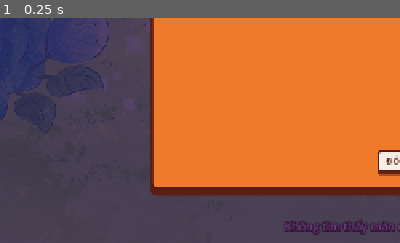
Above: before the commit, frame 1.
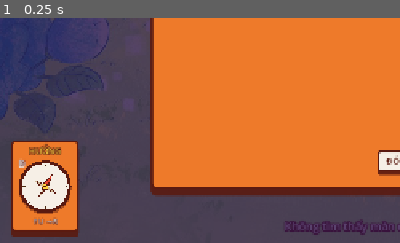
Above: after the commit, the same moment.

Repository: WuangWuang3906/Project1-Bloxorz-Solvers
Game: Godot game, scene res://main.tscn
Two runs of this game, one before a commit and one after it. Both use one fixed random seed, a clock stepped at 60 frames per second and the inputs below.
Inputs:
- Up to frame 1 (0.25 s): no input
The pictures show only the part of the screen within x 0-50%, y 50-100%; the shares and areas given below are measured in that part.

The runs differ from the first frame. In frame 1, 7.1% of the frame differs, in the area x 2-20%, y 54-98%.

Commit message:
[UPDATE] Cap nhat direction

Diff:
--- a/gui/scripts/game_ui.gd
+++ b/gui/scripts/game_ui.gd
@@ -8,6 +8,8 @@
 signal level_selected(index: int)
 signal solve_pressed(algo: String)
 signal marker_style_changed(style: String)
+signal compass_clicked
+signal compass_visibility_changed(show: bool)
 
 const ALGOS := [["BFS", "bfs"], ["DFS", "dfs"], ["UCS", "ucs"], ["A*", "astar"]]
 const GROUP_COLORS := {
@@ -25,6 +27,9 @@
 var _help: Control
 var _settings: Control
 var _style_buttons: Dictionary = {}   # "dam"/"nhat" -> Button
+var _compass_buttons: Dictionary = {} # "hien"/"an" -> Button
+var _compass_panel: PanelContainer
+var _compass_dial: CompassDial
 var _loading: Control
 var _loading_title: Label
 var _loading_detail: Label
@@ -99,6 +104,7 @@
 	_build_help()
 	_build_settings()
 	_build_loading()
+	_build_compass()
 
 
 func _process(delta: float) -> void:
@@ -177,6 +183,21 @@
 		var b: Button = _style_buttons[key]
 		b.add_theme_stylebox_override("normal", _style(RED if key == style else CREAM, 4, true, 5))
 		b.add_theme_color_override("font_color", Color.WHITE if key == style else INK)
+
+
+func set_compass_visible(show: bool) -> void:
+	if _compass_panel:
+		_compass_panel.visible = show
+	for key in _compass_buttons:
+		var b: Button = _compass_buttons[key]
+		var active: bool = (str(key) == "hien" and show) or (str(key) == "an" and not show)
+		b.add_theme_stylebox_override("normal", _style(RED if active else CREAM, 4, true, 5))
+		b.add_theme_color_override("font_color", Color.WHITE if active else INK)
+
+
+func set_compass_directions(u: Vector2, r: Vector2, d: Vector2, l: Vector2) -> void:
+	if _compass_dial:
+		_compass_dial.set_directions(u, r, d, l)
 
 
 ## Waiting board while Python solves (does not block the buttons: R / RESTART
@@ -333,6 +354,100 @@
 		draw_polyline(inner + PackedVector2Array([inner[0]]), Color("6b4420"), 2.5)
 
 
+## Rotating compass dial showing projected U, R, D, L board axes.
+class CompassDial extends Control:
+	var dir_u := Vector2(0.5, -0.866)
+	var dir_r := Vector2(0.866, 0.5)
+	var dir_d := Vector2(-0.5, 0.866)
+	var dir_l := Vector2(-0.866, -0.5)
+
+	var _lbl_u: Label
+	var _lbl_r: Label
+	var _lbl_d: Label
+	var _lbl_l: Label
+	var _font: Font
+
+	func _init(font: Font) -> void:
+		_font = font
+		custom_minimum_size = Vector2(92, 92)
+		mouse_filter = Control.MOUSE_FILTER_PASS
+		_lbl_u = _create_label("U", GameUI.RED)
+		_lbl_r = _create_label("R", GameUI.INK)
+		_lbl_d = _create_label("D", GameUI.INK)
+		_lbl_l = _create_label("L", GameUI.INK)
+		for lbl in [_lbl_u, _lbl_r, _lbl_d, _lbl_l]:
+			add_child(lbl)
+			lbl.mouse_filter = Control.MOUSE_FILTER_IGNORE
+
+	func _create_label(text: String, col: Color) -> Label:
+		var l := Label.new()
+		l.text = text
+		l.add_theme_font_override("font", _font)
+		l.add_theme_font_size_override("font_size", 13)
+		l.add_theme_color_override("font_color", col)
+		l.add_theme_color_override("font_outline_color", Color.WHITE if col == GameUI.INK else GameUI.INK)
+		l.add_theme_constant_override("outline_size", 4)
+		l.horizontal_alignment = HORIZONTAL_ALIGNMENT_CENTER
+		l.vertical_alignment = VERTICAL_ALIGNMENT_CENTER
+		l.custom_minimum_size = Vector2(18, 18)
+		return l
+
+	func set_directions(u: Vector2, r: Vector2, d: Vector2, l: Vector2) -> void:
+		dir_u = u
+		dir_r = r
+		dir_d = d
+		dir_l = l
+		_layout_labels()
+		queue_redraw()
+
+	func _layout_labels() -> void:
+		var c := (size if size.x > 0.0 else custom_minimum_size) / 2.0
+		var r_label := 31.0
+		for item in [[_lbl_u, dir_u], [_lbl_r, dir_r], [_lbl_d, dir_d], [_lbl_l, dir_l]]:
+			var lbl: Label = item[0]
+			var d: Vector2 = item[1]
+			if lbl:
+				var sz := lbl.size if lbl.size.x > 0.0 else lbl.custom_minimum_size
+				lbl.position = c + d * r_label - sz / 2.0
+
+	func _draw() -> void:
+		var c := (size if size.x > 0.0 else custom_minimum_size) / 2.0
+		var r_outer := 42.0
+		var r_inner := 37.0
+
+		draw_circle(c + Vector2(0, 3), r_outer, Color(GameUI.INK, 0.45))
+		draw_circle(c, r_outer, GameUI.INK)
+		draw_circle(c, r_inner, GameUI.CREAM)
+
+		for i in 8:
+			var angle := i * TAU / 8.0
+			var tick_dir := Vector2(cos(angle), sin(angle))
+			var is_major := i % 2 == 0
+			var t1 := c + tick_dir * (r_inner - (5.0 if is_major else 2.5))
+			var t2 := c + tick_dir * (r_inner - 1.0)
+			draw_line(t1, t2, GameUI.WOOD_DARK, 2.0 if is_major else 1.0)
+
+		_draw_needle(c, dir_d, 20.0, 3.0, Color("d0b894"), GameUI.INK)
+		_draw_needle(c, dir_l, 20.0, 3.0, Color("d0b894"), GameUI.INK)
+		_draw_needle(c, dir_r, 20.0, 3.0, Color("d0b894"), GameUI.INK)
+		_draw_needle(c, dir_u, 24.0, 4.5, GameUI.RED, GameUI.INK)
+
+		draw_circle(c + Vector2(0, 1), 5.5, GameUI.INK)
+		draw_circle(c, 4.5, GameUI.YELLOW)
+		draw_circle(c, 2.0, GameUI.INK)
+
+	func _draw_needle(c: Vector2, dir: Vector2, length: float, half_w: float, fill: Color, outline: Color) -> void:
+		var perp := Vector2(-dir.y, dir.x)
+		var tip := c + dir * length
+		var b1 := c + perp * half_w
+		var b2 := c - perp * half_w
+		var back := c - dir * (half_w * 0.8)
+		var pts := PackedVector2Array([tip, b1, back, b2])
+		draw_colored_polygon(pts, fill)
+		var outline_pts := PackedVector2Array([tip, b1, back, b2, tip])
+		draw_polyline(outline_pts, outline, 1.5)
+
+
 ## Moss clumps and leaf sprouts on the corners (drawn over the frame).
 class Moss extends Control:
 	func _leaf(base: Vector2, angle: float, length: float, color: Color) -> void:
@@ -447,7 +562,21 @@
 			marker_style_changed.emit(key))
 		_style_buttons[key] = b
 		row.add_child(b)
-	var note := _label("Đậm: công tắc màu đặc, dễ nhìn. Nhạt: màu phát sáng nhẹ.", 14, Color("7a5a3a"), 0)
+
+	var row_compass := HBoxContainer.new()
+	row_compass.alignment = BoxContainer.ALIGNMENT_CENTER
+	row_compass.add_theme_constant_override("separation", 12)
+	v.add_child(row_compass)
+	row_compass.add_child(_label("La bàn hướng:", 17, INK, 0))
+	for opt in [["hien", "HIỆN"], ["an", "ẨN"]]:
+		var key: String = opt[0]
+		var b := _button(opt[1], func() -> void:
+			set_compass_visible(key == "hien")
+			compass_visibility_changed.emit(key == "hien"))
+		_compass_buttons[key] = b
+		row_compass.add_child(b)
+
+	var note := _label("Đậm: công tắc màu đặc, dễ nhìn. Nhạt: màu phát sáng nhẹ.\nLa bàn: hiển thị hướng U/D/L/R xoay theo góc nhìn camera.", 14, Color("7a5a3a"), 0)
 	note.horizontal_alignment = HORIZONTAL_ALIGNMENT_CENTER
 	v.add_child(note)
 	var ok := _button("ĐÓNG", hide_settings, true)
@@ -486,6 +615,36 @@
 		c.mouse_filter = Control.MOUSE_FILTER_IGNORE
 
 
+func _build_compass() -> void:
+	_compass_panel = PanelContainer.new()
+	var cs := _style(PANEL, 6, true, 8)
+	cs.set_content_margin_all(8)
+	_compass_panel.add_theme_stylebox_override("panel", cs)
+	add_child(_compass_panel)
+	_compass_panel.set_anchors_and_offsets_preset(Control.PRESET_BOTTOM_LEFT, Control.PRESET_MODE_MINSIZE, 18)
+	_compass_panel.grow_vertical = Control.GROW_DIRECTION_BEGIN
+	_compass_panel.tooltip_text = "Hướng bàn cờ (U/D/L/R)\nBấm để đặt lại góc nhìn (Home)"
+
+	var vbox := VBoxContainer.new()
+	vbox.add_theme_constant_override("separation", 2)
+	_compass_panel.add_child(vbox)
+
+	var title := _label("HƯỚNG", 13, YELLOW, 6)
+	title.horizontal_alignment = HORIZONTAL_ALIGNMENT_CENTER
+	vbox.add_child(title)
+
+	_compass_dial = CompassDial.new(_font)
+	vbox.add_child(_compass_dial)
+
+	var hint := _label("↑U  →R", 11, CREAM, 4)
+	hint.horizontal_alignment = HORIZONTAL_ALIGNMENT_CENTER
+	vbox.add_child(hint)
+
+	_compass_panel.gui_input.connect(func(event: InputEvent) -> void:
+		if event is InputEventMouseButton and event.pressed and event.button_index == MOUSE_BUTTON_LEFT:
+			compass_clicked.emit())
+
+
 # ---- styling helpers (voxel look: blocky, thick outline, hard shadow) ----
 
 const INK := Color("5a1a10")          # outlines and dark text
--- a/gui/scripts/main.gd
+++ b/gui/scripts/main.gd
@@ -85,6 +85,13 @@
 	ui.marker_style_changed.connect(_on_marker_style)
 	Board.marker_style = _load_setting("marker_style", "dam")
 	ui.set_marker_style(Board.marker_style)
+	ui.compass_clicked.connect(func() -> void:
+		cam_yaw = DEFAULT_YAW
+		cam_pitch = DEFAULT_PITCH
+		cam_zoom = 1.0)
+	ui.compass_visibility_changed.connect(_on_compass_visibility)
+	var show_compass := _load_setting("compass", "hien") != "an"
+	ui.set_compass_visible(show_compass)
 
 	_find_levels()
 	var args := _cmd_args()
@@ -139,12 +146,19 @@
 	cfg.save(SETTINGS_PATH)
 
 
+func _on_compass_visibility(show: bool) -> void:
+	var cfg := ConfigFile.new()
+	cfg.load(SETTINGS_PATH)
+	cfg.set_value("display", "compass", "hien" if show else "an")
+	cfg.save(SETTINGS_PATH)
+
+
 func _load_setting(key: String, fallback: String) -> String:
 	var cfg := ConfigFile.new()
 	if cfg.load(SETTINGS_PATH) != OK:
 		return fallback
 	var v: String = str(cfg.get_value("display", key, fallback))
-	return v if v in ["dam", "nhat"] else fallback
+	return v if not v.is_empty() else fallback
 
 
 func _has_source() -> bool:
@@ -210,6 +224,7 @@
 	_cur_pitch = lerpf(_cur_pitch, cam_pitch, k)
 	_cur_zoom = lerpf(_cur_zoom, cam_zoom, k)
 	_place_camera()
+	_update_compass()
 
 
 func _snap_camera() -> void:
@@ -217,6 +232,7 @@
 	_cur_pitch = cam_pitch
 	_cur_zoom = cam_zoom
 	_place_camera()
+	_update_compass()
 
 
 func _place_camera() -> void:
@@ -235,6 +251,29 @@
 	var dir := Vector3(sin(yaw) * cos(pitch), sin(pitch), cos(yaw) * cos(pitch))
 	cam.position = center + dir * dist
 	cam.look_at(center, Vector3.UP)
+
+
+func _update_compass() -> void:
+	if cam == null or level == null or ui == null:
+		return
+	var center := Vector3((level.cols - 1) / 2.0, 0, (level.rows - 1) / 2.0)
+	var p_center := cam.unproject_position(center)
+	var p_u := cam.unproject_position(center + Vector3(0, 0, -1.0))
+	var p_r := cam.unproject_position(center + Vector3(1.0, 0, 0))
+	var p_d := cam.unproject_position(center + Vector3(0, 0, 1.0))
+	var p_l := cam.unproject_position(center + Vector3(-1.0, 0, 0))
+
+	var du := p_u - p_center
+	var dr := p_r - p_center
+	var dd := p_d - p_center
+	var dl := p_l - p_center
+
+	var dir_u := du.normalized() if du.length_squared() > 0.0001 else Vector2(0, -1)
+	var dir_r := dr.normalized() if dr.length_squared() > 0.0001 else Vector2(1, 0)
+	var dir_d := dd.normalized() if dd.length_squared() > 0.0001 else Vector2(0, 1)
+	var dir_l := dl.normalized() if dl.length_squared() > 0.0001 else Vector2(-1, 0)
+
+	ui.set_compass_directions(dir_u, dir_r, dir_d, dir_l)
 
 
 # ---- levels ------------------------------------------------------------
@@ -322,6 +361,7 @@
 	else:
 		ui.set_status(NO_SOURCE_MSG)
 	_place_camera()
+	_update_compass()
 
 
 func _go_offline(reply: Dictionary) -> void:
